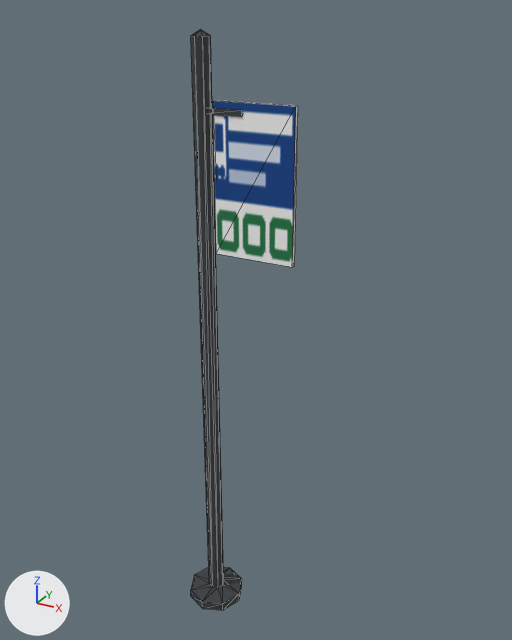
Renders of the glTF model web/public/models/catalog/mast_bus.glb from each side of a commit.
Both versions are drawn from a camera (50 mm lens) standing at (2.04, -3.14, 3.67) and looking at (0.24, 0.13, 2.04). Every picture has the same lights, and +X, +Y and +Z are marked at lower left. The first picture is the older version. Mesh edges are drawn as thin lines. Vertices at exactly the same position are counted once.

The first picture shows 'mast_bus'.
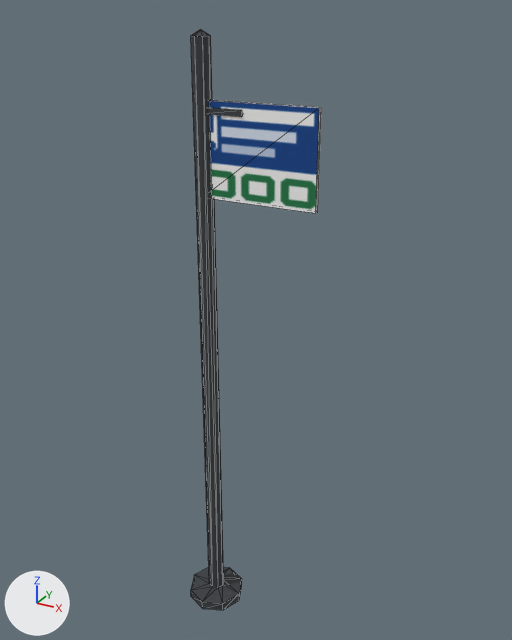
Where the change shows, as pixel boxes (x1, y1, x2, y2) in the pictures (512 x 640 px; the box of a moved part takes in the faces that stretch with it):
```json
{"object": "mast_bus", "change": "reshaped", "before": [191, 29, 298, 610], "after": [191, 29, 321, 610], "on screen": "21% wider"}
{"part": 1, "of": "me_mesh_0", "change": "moved or reshaped", "before": [213, 100, 298, 267], "after": [209, 100, 321, 213]}
```

Edits to the scene script, one JSON object a line:
```json
{"block": "me_mesh_0", "where": "# used by ob_mast_bus; location = (0.0, 0.0, 0.0)"}
{"op": "remove", "block": "me_mesh_0", "code": "me_mesh_0.from_pydata(...)  # 53 vertices, 76 faces; spans x -0.18..0.53, y -0.18..0.18, z 0.0..3.58"}
{"op": "add", "block": "me_mesh_0", "code": "me_mesh_0.from_pydata(...)  # 53 vertices, 76 faces; spans x -0.18..0.65, y -0.18..0.18, z 0.0..3.58"}
{"block": "me_mesh_0", "change": "me_mesh_0 part 1: the loose piece of 8 vertices spanning x 0.07..0.53, y -0.01..0.01, z 2.45..3.25 is scaled about its middle by (1.43, 1, 0.625), then moved by (0.02, 0.0, 0.15)"}
```
